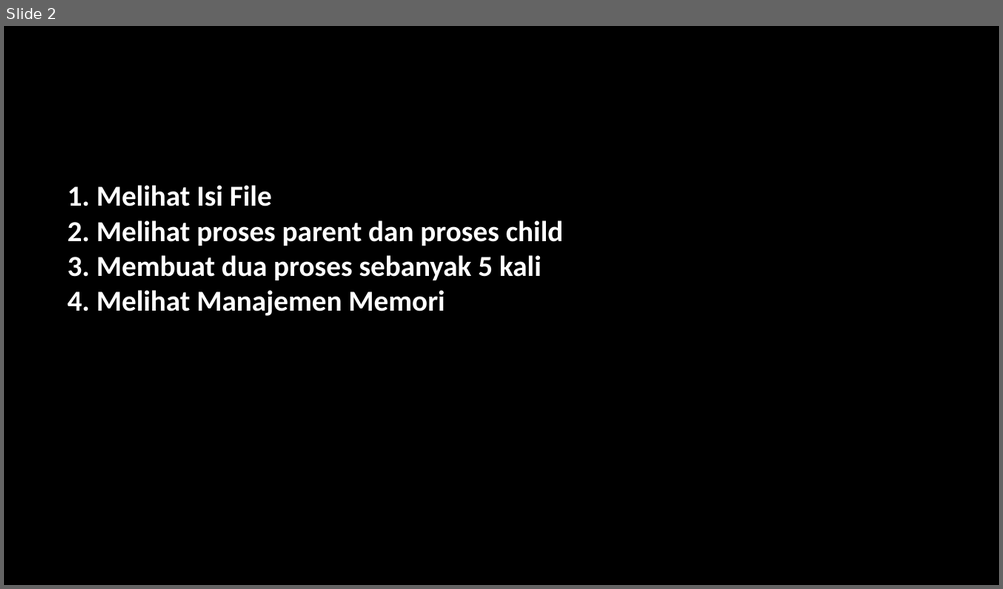
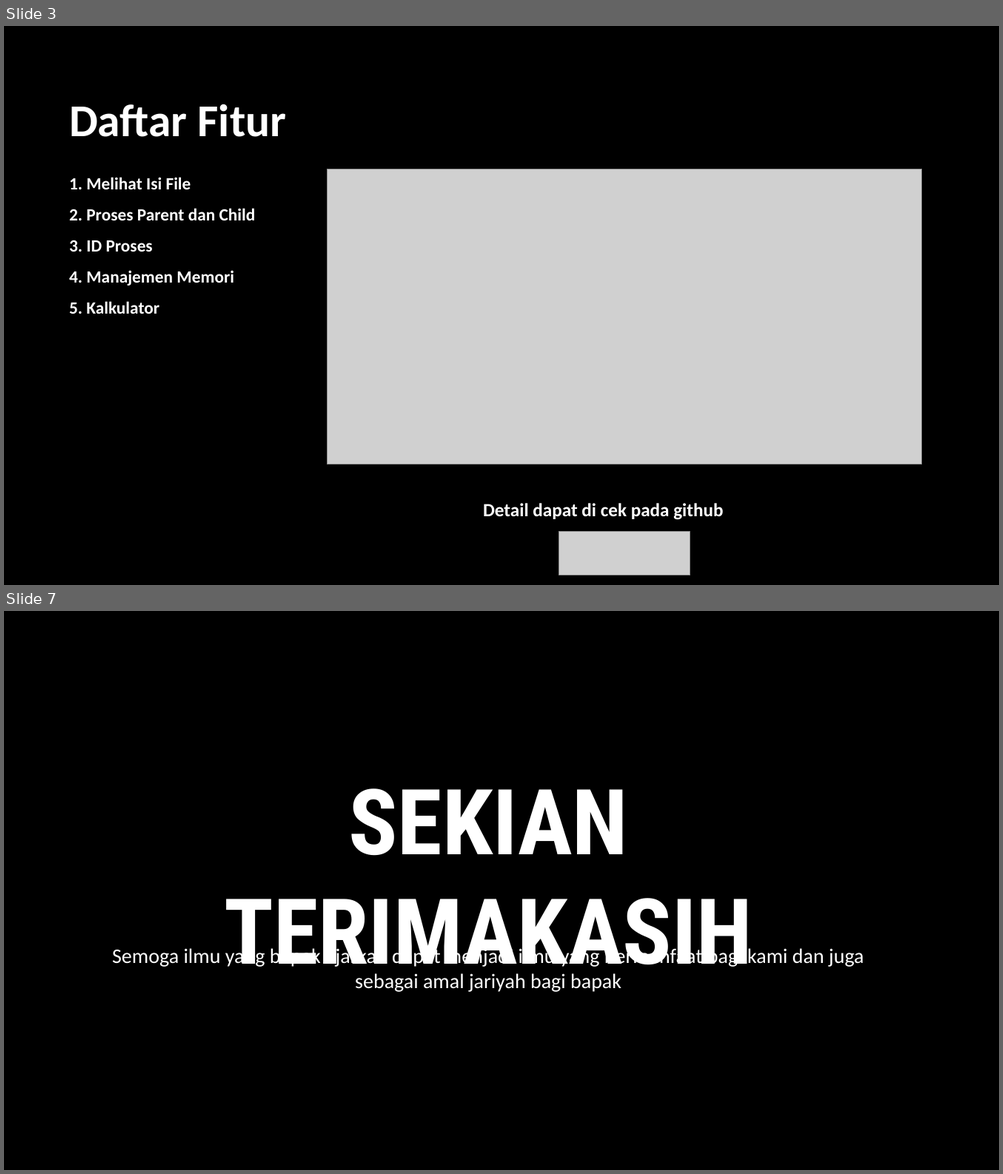
Before and after one commit to Putra1688/UAS-SISTEMOPERASI, a slide deck: Documentation/Progam shell.pptx. Shown one above the other, each under a label of ours: slide 2 before the commit, slides 3 and 7 after it; the slides between them are not shown. The pictures are 1003x589 and 1003x1174 pixels, drawn with LibreOffice and Linux fonts; fonts in the diff are those of the drawing; grey boxes stand for pictures; background and template pictures are left out. Boxes give left, top, right and bottom in pixels: in the first picture for what was removed or moved away, otherwise in the second. Text is boxed around its words. In the diff, an @@ line names an element or a change of style, - is before the commit and + after.

```diff
--- a/Documentation/Progam shell.pptx
+++ b/Documentation/Progam shell.pptx
@@ slide 7 added at [4, 611, 999, 1170], background picture (left out) @@
@@ title added at [224, 789, 751, 985], 88 pt, text #FFFFFF, bold @@
+SEKIAN TERIMAKASIH
@@ text added at [112, 946, 864, 992], 20 pt, text #FFFFFF @@
+Semoga ilmu yang bapak ajarkan dapat menjadi ilmu yang bermanfaat bagi kami dan juga sebagai amal jariyah bagi bapak
@@ what was slide 2 is now slide 3 @@
@@ slide 3 changed as well @@
@@ title added at [69, 104, 287, 137], 44 pt, text #FFFFFF, bold @@
+Daftar Fitur
@@ text "1. Melihat Isi File" at [69, 177, 256, 314]: vertical alignment bottom to top @@
@@ text at [69, 177, 256, 314]: text changed; size 28 to 16.6 pt @@
-1. Melihat Isi File
-2. Melihat proses parent dan proses child
-3. Membuat dua proses sebanyak 5 kali
-4. Melihat Manajemen Memori
+1. Melihat Isi File
+2. Proses Parent dan Child
+3. ID Proses
+4. Manajemen Memori
+5. Kalkulator
@@ picture added at [327, 170, 922, 465] @@
@@ text added at [483, 503, 723, 520], 18 pt, text #FFFFFF, bold @@
+Detail dapat di cek pada github
@@ picture added at [558, 533, 690, 576] @@
```
Also in this commit, not shown: 5 other slides added, 1 slide removed, 1 other file.
